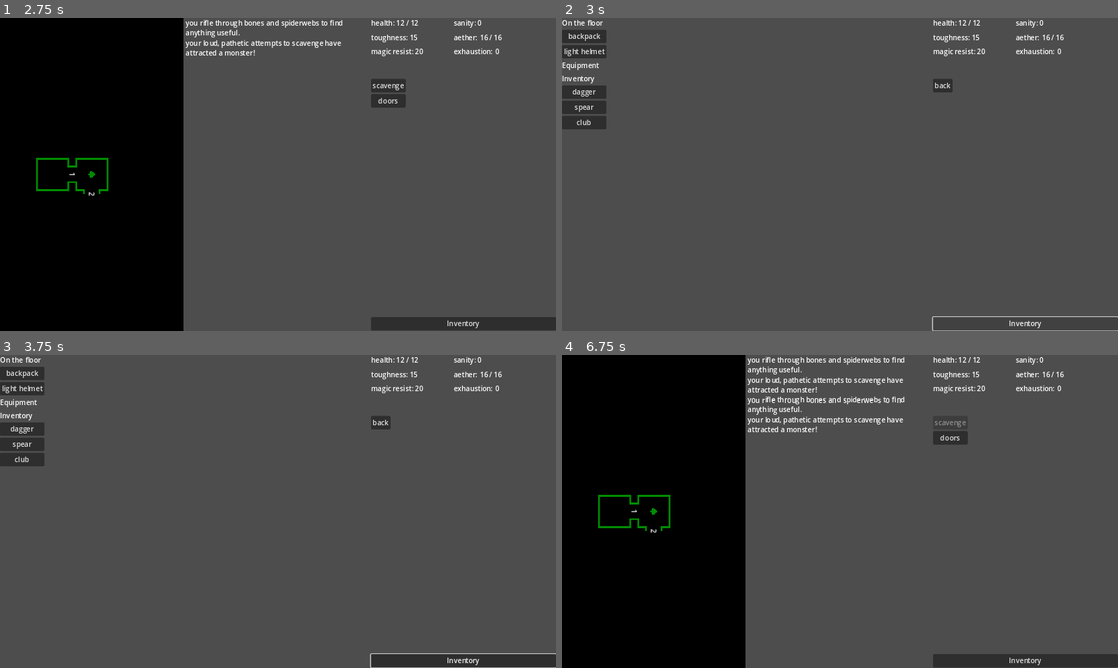
Above: before the commit, frames 1-4 (two rows, left to right).
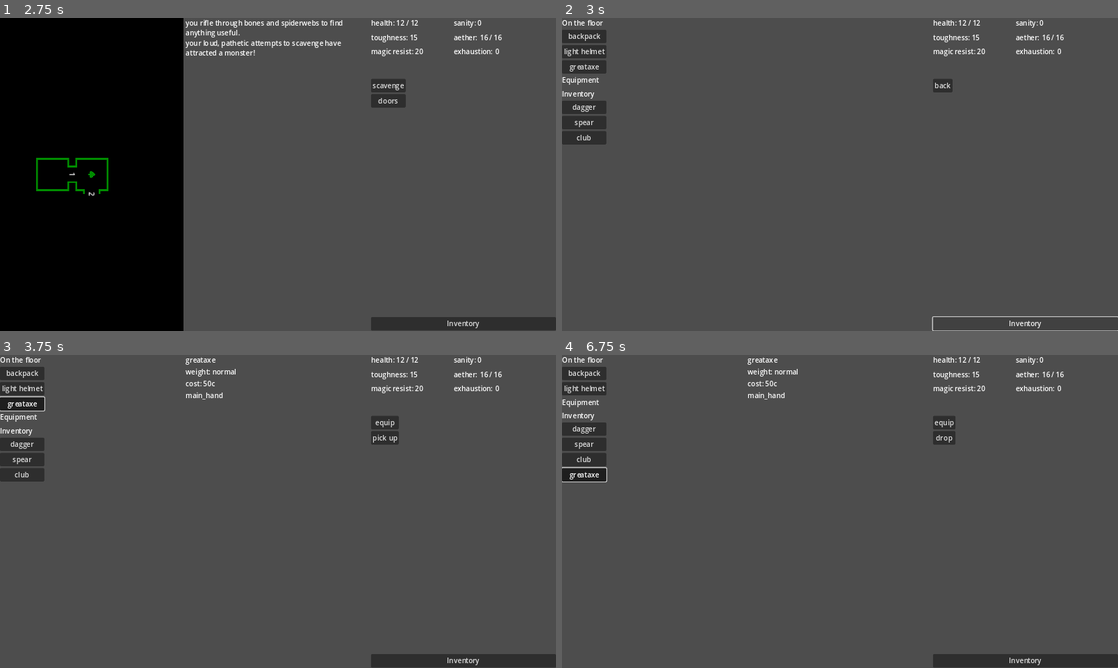
Above: after the commit, the same moments.

Repository: rainbowd-ash/ker_nethalas
Game: Godot game, scene res://globals/game.tscn
The game is run twice, just before and just after one commit, with the same random seed, the same clock (stepped at 60 frames per second) and the same inputs.
Inputs (mouse positions are in pixels of both pictures, inside the frame that each line leads up to):
- Up to frame 1 (2.75 s): click "scavenge" at 0.5 s; click "doors" at 1.25 s; click "move through door 1" at 2 s
- Up to frame 2 (3 s): click "Inventory" at 2.75 s
- Up to frame 3 (3.75 s): click (22, 405) at 3.5 s, where only the run after the commit has a clickable "greataxe"
- Up to frame 4 (6.75 s): click (940, 423) at 4.25 s, where only the run before the commit has a clickable "back"; click (584, 414) at 5 s, where only the run after the commit has a clickable "greataxe"; click (945, 423) at 5.75 s, where only the run after the commit has a clickable "dequip"; click (584, 473) at 6.5 s, where only the run after the commit has a clickable "greataxe"

Frame 1 is identical in both runs. In frame 2, 1.1% of the frame differs, in the area x 0-8%, y 13-41%; in frame 3, 1.9%; in frame 4, 35%, in the area x 0-73%, y 0-100%.

Commit message:
gearslot system
thanks cam

Diff:
--- a/character/character.tscn
+++ b/character/character.tscn
@@ -1,10 +1,11 @@
-[gd_scene load_steps=6 format=3 uid="uid://viqctjgf6pg2"]
+[gd_scene load_steps=7 format=3 uid="uid://viqctjgf6pg2"]
 
 [ext_resource type="Script" path="res://character/character.gd" id="1_i8eqm"]
 [ext_resource type="Script" path="res://character/attributes.gd" id="3_ug4ts"]
 [ext_resource type="Script" path="res://character/inventory.gd" id="4_hmyaj"]
 [ext_resource type="Script" path="res://character/skills.gd" id="4_ra211"]
 [ext_resource type="Script" path="res://character/gear.gd" id="5_jk57i"]
+[ext_resource type="Script" path="res://character/weapon_slot.gd" id="6_u5ky3"]
 
 [node name="Character" type="Node"]
 script = ExtResource("1_i8eqm")
@@ -24,3 +25,6 @@
 [node name="Gear" type="Node" parent="."]
 unique_name_in_owner = true
 script = ExtResource("5_jk57i")
+
+[node name="WeaponSlot" type="Node" parent="Gear"]
+script = ExtResource("6_u5ky3")
--- a/character/gear.gd
+++ b/character/gear.gd
@@ -1,37 +1,45 @@
 extends Node
 class_name Gear
 
+func get_slots() -> Array:
+	var result : Array = []
+	for child in get_children():
+		if child is GearSlot:
+			result.push_back(child)
+	return result
+
 func equip(equipment : Equipment) -> void:
-	add_child(equipment)
+	var slot = can_equip(equipment)
+	if slot:
+		slot.add_child(equipment)
 
-func unequip(equipment : Equipment) -> Equipment:
-	var unequipped = equipment
-	remove_child(equipment)
-	return unequipped
+func dequip(equipment : Equipment) -> Equipment:
+	return equipment.get_parent().dequip(equipment)
 
-func drop(equipment : Equipment) -> void:
-	Router.dungeon.current_room().add_child(unequip(equipment))
+func drop(equipment : Equipment) -> Equipment:
+	var dropped = dequip(equipment)
+	Router.dungeon.drop_item(dropped)
+	return dropped
 
 func get_equipped() -> Array:
-	return get_children()
+	var equipped = []
+	for child in get_slots():
+		equipped += child.get_equipped()
+	return equipped
 
-func can_equip(equipment : Equipment) -> bool:
-	for equipped in get_children():
-		if equipped.type == equipment.type:
-			return false
-	return true
-
-func get_weapon() -> Weapon:
-	for equipment in get_equipped():
-		if equipment is Weapon:
-			return equipment
+func can_equip(equipment : Equipment) -> GearSlot:
+	for slot in get_slots():
+		if slot.can_equip(equipment):
+			return slot
 	return null
 
-func has_shield() -> bool:
-	for equipment in get_equipped():
-		if equipment is Shield:
-			return true
-	return false
+func get_weapons() -> Array:
+	var weapons : Array = []
+	for slot in get_slots():
+		for equipment in get_equipped():
+			if equipment is Weapon:
+				weapons.push_back(equipment)
+	return weapons
 
 # stat modification methods
 # ===================================================================
@@ -45,27 +53,31 @@
 func modify_attack_skill() -> int:
 	var atk_mod : int = 0
 	for equipment in get_equipped():
+		if equipment is Weapon:
+			atk_mod += equipment.get_speed()
 		if equipment.has_method("modify_attack_skill"):
 			atk_mod += equipment.modify_attack_skill()
 	return atk_mod
 
-func modify_defense_skill() -> int:
-	var mod : int = 0
+func modify_defence_skill() -> int:
+	var def_mod : int = 0
 	for equipment in get_equipped():
-		if equipment.has_method("modify_defense_skill"):
-			mod += equipment.modify_defense_skill()
-	return mod
+		if equipment is Weapon:
+			def_mod += equipment.get_speed()
+		if equipment.has_method("modify_defence_skill"):
+			def_mod += equipment.modify_defence_skill()
+	return def_mod
 
-func modify_initiative_value() -> int:
-	var mod : int = 0
+func modify_initiative_skill() -> int:
+	var init_mod : int = 0
 	for equipment in get_equipped():
 		if equipment.has_method("modify_initiative_value"):
-			mod += equipment.modify_initiative_value()
-	return mod
+			init_mod += equipment.modify_initiative_skill()
+	return init_mod
 
 func modify_damage_roll() -> int:
-	var mod : int = 0
+	var dam_mod : int = 0
 	for equipment in get_equipped():
 		if equipment.has_method("modify_damage_roll"):
-			mod += equipment.modify_damage_roll()
-	return mod
+			dam_mod += equipment.modify_damage_roll()
+	return dam_mod
--- /dev/null
+++ b/character/weapon_slot.gd
@@ -0,0 +1,45 @@
+extends GearSlot
+
+enum hold_states {
+	unarmed,
+	single_wield,
+	dual_wield,
+	two_handed,
+}
+var hold_state : hold_states = hold_states.unarmed
+
+func _ready() -> void:
+	update_hold_state()
+	valid_equip_types = [
+		Equipment.equipment_types.main_hand,
+		Equipment.equipment_types.off_hand,]
+
+func update_hold_state() -> hold_states:
+	var children = get_children()
+	if children.size() == 0:
+		hold_state = hold_states.unarmed
+	elif children.size() == 1:
+		if children[0].qualities.has(Weapon.all_qualities.twohanded):
+			hold_state = hold_states.two_handed
+			max_equipped = 1
+		else:
+			hold_state = hold_states.single_wield
+			max_equipped = 2
+	else:
+		hold_state = hold_states.dual_wield
+		max_equipped = 2
+	return hold_state
+
+func dequip(equipment : Equipment) -> Equipment:
+	remove_child(equipment)
+	update_hold_state()
+	return equipment
+
+func can_equip(equipment : Equipment) -> GearSlot:
+	update_hold_state()
+	if hold_state == hold_states.two_handed:
+		return null
+	if equipment.qualities.has(Weapon.all_qualities.twohanded):
+		if hold_state == hold_states.single_wield or hold_state == hold_states.dual_wield:
+			return null
+	return super.can_equip(equipment)
--- a/dungeon/dungeon.gd
+++ b/dungeon/dungeon.gd
@@ -23,6 +23,9 @@
 
 func pick_up_item(item : Item):
 	return current_room().remove_item(item)
+
+func drop_item(item : Item):
+	current_room().add_item(item)
 
 func move_through_door(door : Door):
 	door_labels(true)
--- a/dungeon/room.gd
+++ b/dungeon/room.gd
@@ -5,11 +5,12 @@
 var visited = false
 
 func _ready() -> void:
-	SignalBus.item_dropped.connect(add_item_to_room)
-	add_item_to_room(Backpack.new())
-	add_item_to_room(LightHelmet.new())
+	SignalBus.item_dropped.connect(add_item)
+	add_item(Backpack.new())
+	add_item(LightHelmet.new())
+	add_item(GreatAxe.new())
 
-func add_item_to_room(item : Item) -> void:
+func add_item(item : Item) -> void:
 	add_child(item)
 
 func get_doors() -> Array:
--- /dev/null
+++ b/tables/weapons/great_axe.gd
@@ -0,0 +1,11 @@
+extends Weapon
+class_name GreatAxe
+
+func _init():
+	title = "greataxe"
+	cost = 50
+	damage_type = Damage.damage_types.slashing
+	skill = Skills.all_skills.bladed_weapons
+	speed = -10
+	qualities = [Weapon.all_qualities.twohanded]
+	description = ""
--- /dev/null
+++ b/types/gear_slot.gd
@@ -0,0 +1,25 @@
+extends Node
+class_name GearSlot
+
+var valid_equip_types : Array
+var max_equipped : int = 1
+
+func get_equipped():
+	return get_children()
+
+func can_equip(equipment : Equipment) -> GearSlot:
+	if get_children().size() >= max_equipped:
+		return null
+	for type in valid_equip_types:
+		if type == equipment.type:
+			return self
+	return null
+
+func equip(equipment : Equipment) -> void:
+	var slot = can_equip(equipment)
+	if slot:
+		add_child(equipment)
+
+func dequip(equipment : Equipment) -> Equipment:
+	remove_child(equipment)
+	return equipment
--- a/ui/inventory/inventory_ui.gd
+++ b/ui/inventory/inventory_ui.gd
@@ -26,14 +26,28 @@
 	])
 
 func list_floor_item_actions(item : Item):
-	Router.actions_ui.list_actions([
+	var actions_list = []
+	if item is Equipment:
+		actions_list.push_back(Action.new(
+			self,
+			"equip_floor",
+			"equip",
+			true if gear.can_equip(item) else false
+		))
+	actions_list += [
 		Action.new(self, "pick up"),
-	])
+	]
+	Router.actions_ui.list_actions(actions_list)
 
 func list_item_actions(item : Item):
 	var actions_list = []
 	if item is Equipment:
-		actions_list.push_back(Action.new(self, "equip", "equip",gear.can_equip(item) ))
+		actions_list.push_back(Action.new(
+			self,
+			"equip_inventory",
+			"equip",
+			true if gear.can_equip(item) else false
+		))
 	actions_list += [
 		Action.new(self, "drop"),
 	]
@@ -41,27 +55,25 @@
 
 func list_gear_actions(_equipment : Equipment):
 	Router.actions_ui.list_actions([
-		Action.new(self, "unequip"),
+		Action.new(self, "dequip"),
 		Action.new(self, "equip_drop","drop"),
 		])
 
 func do_action(action_key : String):
-	if action_key == "equip":
+	if action_key == "equip_inventory":
 		inventory.equip(get_item_from_selected_button())
-		refresh_inventory()
-	elif action_key == "unequip":
-		inventory.add_item(gear.unequip(get_item_from_selected_button()))
-		refresh_inventory()
+	elif action_key == "equip_floor":
+		gear.equip(Router.dungeon.pick_up_item(get_item_from_selected_button()))
+	elif action_key == "dequip":
+		inventory.add_item(gear.dequip(get_item_from_selected_button()))
 	elif action_key == "equip_drop":
 		gear.drop(get_item_from_selected_button())
-		refresh_inventory()
 	elif action_key == "drop":
 		inventory.drop_item(get_item_from_selected_button())
-		refresh_inventory()
 	elif action_key == "pick up":
 		inventory.add_item(Router.dungeon.pick_up_item(get_item_from_selected_button()))
-		refresh_inventory()
-	elif action_key == "back":
+	refresh_inventory()
+	if action_key == "back":
 		Router.ui_modes.mode_swap("ExploreMode")
 
 func get_item_from_selected_button() -> Item:
